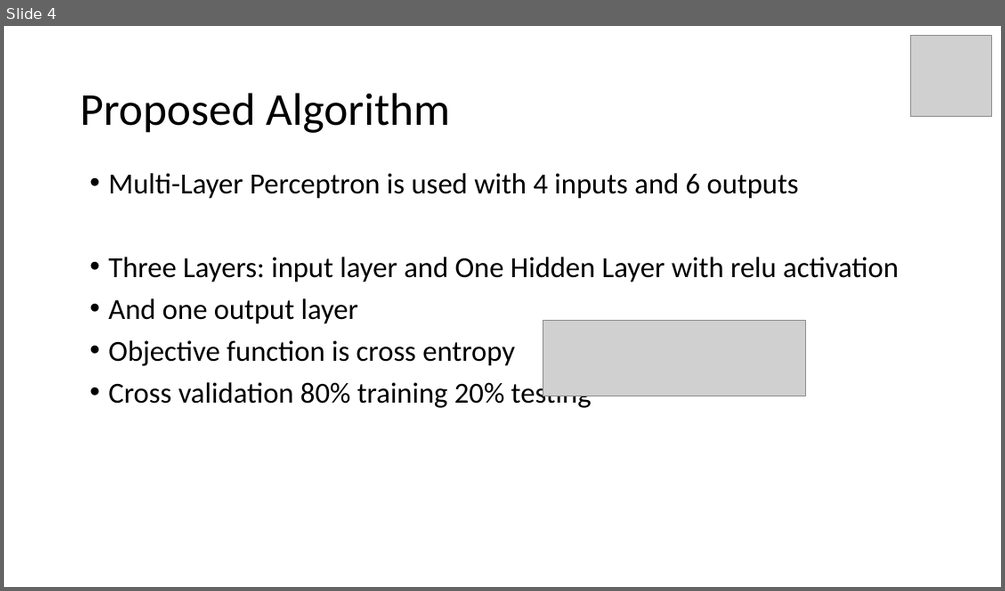
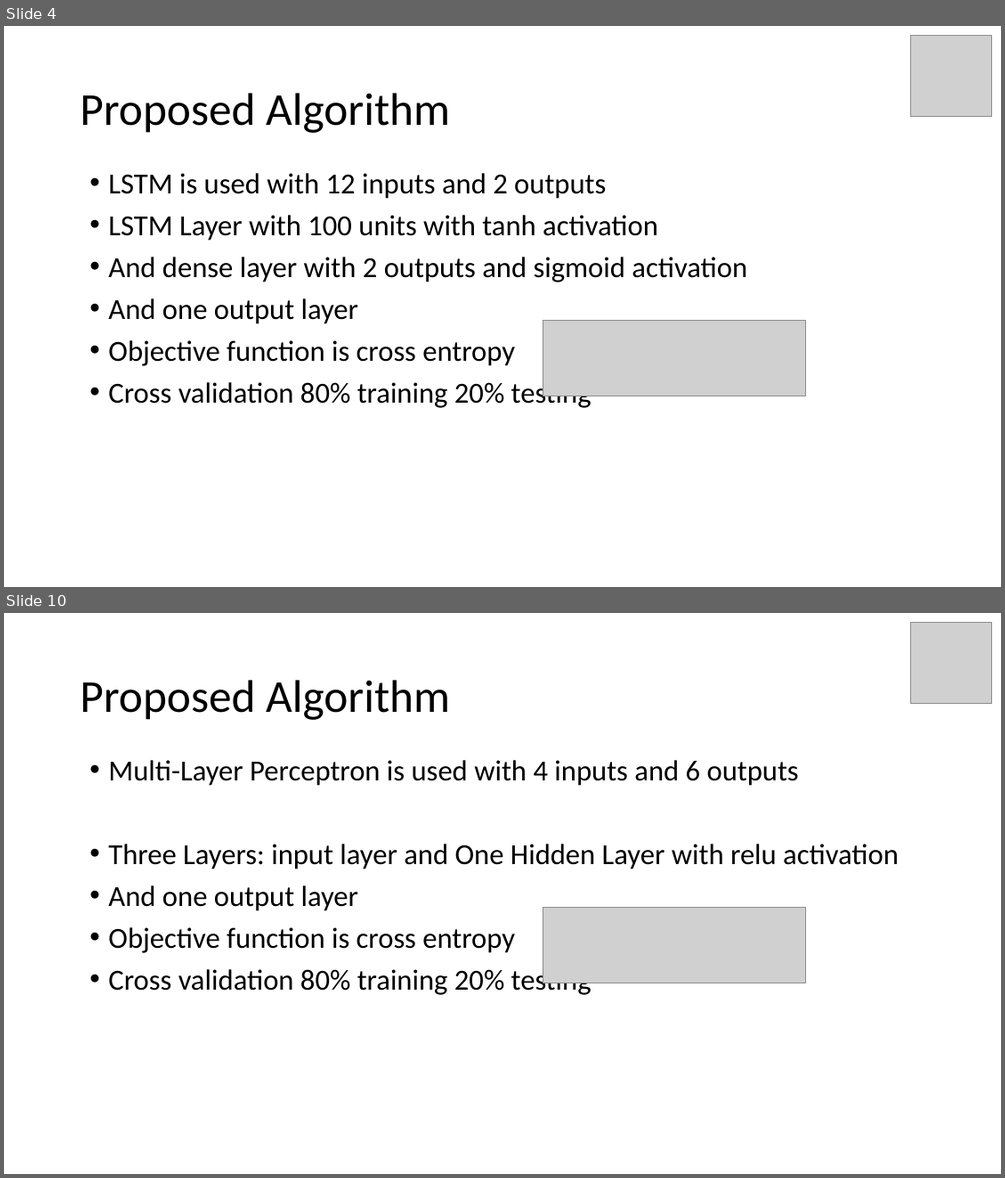
Before and after one commit to Mohamedsaied8/Connected_Vehicles, a slide deck: Connected Vehicles.pptx. Shown one above the other, each under a label of ours: slide 4 before the commit, slides 4 and 10 after it; the slides between them are not shown. The pictures are 1005x591 and 1005x1178 pixels, drawn with LibreOffice and Linux fonts; fonts in the diff are those of the drawing; grey boxes stand for pictures. Boxes give left, top, right and bottom in pixels: in the first picture for what was removed or moved away, otherwise in the second. Text is boxed around its words. In the diff, an @@ line names an element or a change of style, - is before the commit and + after.

```diff
--- a/Connected Vehicles.pptx
+++ b/Connected Vehicles.pptx
@@ slide 4 added at box(4, 26, 1001, 587), background #FFFFFF @@
@@ picture added at box(910, 35, 991, 116) @@
@@ title added at box(80, 93, 450, 133), 44 pt, text #000000 @@
+Proposed Algorithm
@@ text added at box(108, 173, 747, 410), 28 pt, text #000000 @@
+• LSTM is used with 12 inputs and 2 outputs
+• LSTM Layer with 100 units with tanh activation
+• And dense layer with 2 outputs and sigmoid activation
+• And one output layer
+• Objective function is cross entropy
+• Cross validation 80% training 20% testing
@@ picture added at box(543, 321, 806, 396) @@
@@ what was slide 4 is now slide 10 @@
```
Also in this commit, not shown: 2 slides changed, 6 other slides added, 4 other files.
